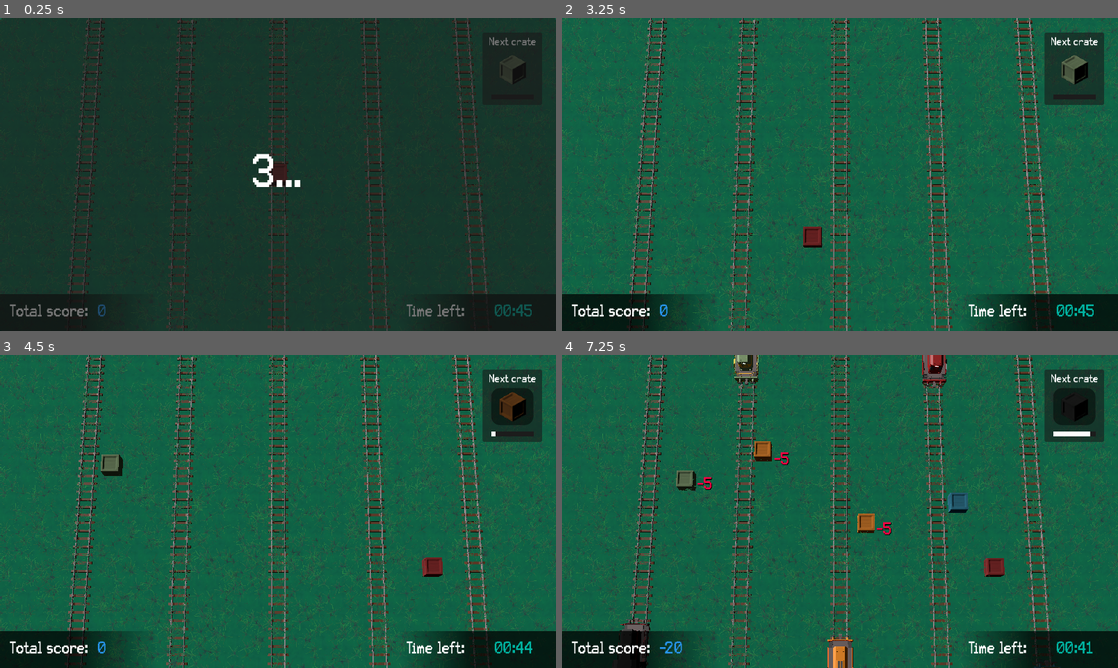
Above: before the commit, frames 1-4 (two rows, left to right).
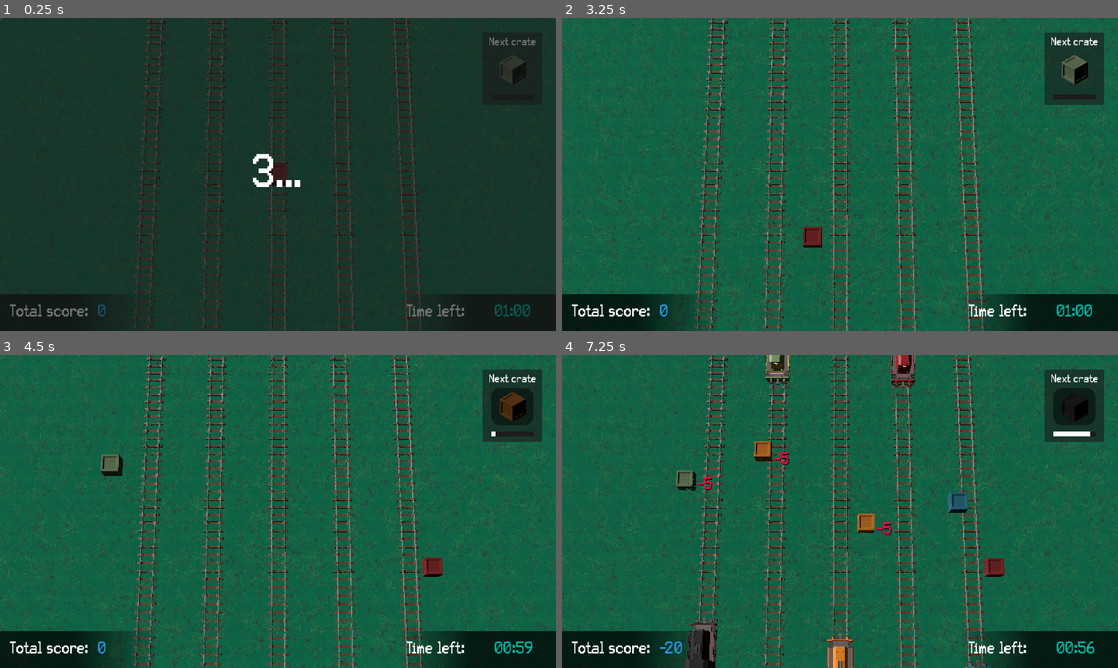
Above: after the commit, the same moments.

Repository: Riari/gwj-july-2023
Game: Godot game, scene res://scenes/ingame/levels/2.tscn
The game is run twice, just before and just after one commit, with the same random seed, the same clock (stepped at 60 frames per second) and the same inputs. This scene is started directly instead of the project's main scene.
Inputs (mouse positions are in pixels of both pictures, inside the frame that each line leads up to):
- Up to frame 1 (0.25 s): no input
- Up to frame 2 (3.25 s): tap Enter at 0.5, 2.75 s; move the mouse to (962, 158) at 0.52 s; click (962, 158) at 0.67 s; move the mouse to (728, 190) at 1.27 s; click (728, 190) at 1.42 s; tap Space at 2 s; move the mouse to (895, 105) at 2.02 s; click (895, 105) at 2.17 s; move the mouse to (812, 237) at 2.77 s; click (812, 237) at 2.92 s
- Up to frame 3 (4.5 s): tap Space at 3.5 s; move the mouse to (444, 558) at 3.52 s; click (444, 558) at 3.67 s; move the mouse to (111, 464) at 4.27 s; click (111, 464) at 4.42 s
- Up to frame 4 (7.25 s): move the mouse to (867, 511) at 5.02 s; click (867, 511) at 5.17 s; move the mouse to (756, 433) at 5.77 s; click (756, 433) at 5.92 s; move the mouse to (962, 495) at 6.52 s; click (962, 495) at 6.67 s

The runs differ from the first frame. In frame 1, 9.8% of the frame differs, in the area x 12-96%, y 0-100%; in frame 2, 10%; in frame 3, 10%; in frame 4, 12%, in the area x 10-96%, y 0-100%.

Commit message:
Balance level difficulty

Diff:
--- a/scenes/ingame/levels/1.tscn
+++ b/scenes/ingame/levels/1.tscn
@@ -10,6 +10,7 @@
 
 [node name="Level" parent="." instance=ExtResource("1_xdci6")]
 time_limit = 60
+target_score_gold = 400
 
 [connection signal="request_continue" from="Level" to="." method="on_request_continue"]
 [connection signal="request_exit" from="Level" to="." method="on_request_exit"]
--- a/scenes/ingame/levels/2.tscn
+++ b/scenes/ingame/levels/2.tscn
@@ -9,7 +9,11 @@
 scene_next_level = ExtResource("2_77jc2")
 
 [node name="Level" parent="." instance=ExtResource("1_74mfn")]
+time_limit = 60
 track_count = 5
+track_spacing = 8
+target_score_gold = 400
 
+[connection signal="request_continue" from="Level" to="." method="on_request_continue"]
 [connection signal="request_exit" from="Level" to="." method="on_request_exit"]
 [connection signal="request_try_again" from="Level" to="." method="on_request_try_again"]
--- a/scenes/ingame/levels/3.tscn
+++ b/scenes/ingame/levels/3.tscn
@@ -7,10 +7,16 @@
 script = ExtResource("1_1ftsm")
 
 [node name="Level" parent="." instance=ExtResource("2_ax2eb")]
+time_limit = 60
 continue_enabled = false
-train_spawn_interval_min = 10
-train_spawn_interval_max = 15
-train_speed = 12.0
+train_spawn_interval_min = 8
+train_spawn_interval_max = 12
+train_speed = 10.0
+crate_drop_cooldown = 0.5
+points_correct_drop = 15
+points_combo_two = 30
+points_combo_three = 60
+target_score_gold = 400
 
 [connection signal="request_exit" from="Level" to="." method="on_request_exit"]
 [connection signal="request_try_again" from="Level" to="." method="on_request_try_again"]
--- a/scripts/hud.gd
+++ b/scripts/hud.gd
@@ -171,6 +171,9 @@
 	label.set_value(points)
 	node_score_popups.add_child(label)
 
+	if points <= 0:
+		return
+
 	if combo == 1:
 		node_sound_score_1.play()
 	elif combo == 2:
